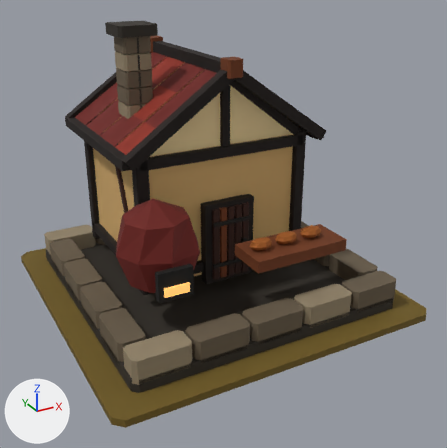
Renders of the glTF model art/bakery_t2/bakery_t2.glb from each side of a commit.
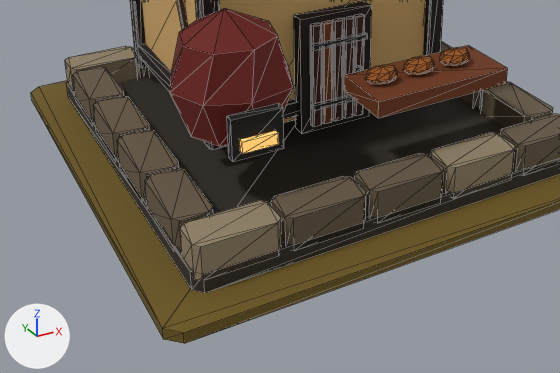
Old and new are each drawn whole from a 50 mm lens placed at (-1.93, -3.76, 2.37), pointed at (0.03, -0.2, 0.6) and again close up on the part from 0% to 86% of the width and 43% to 100% of the height. Every picture has the same lights, and +X, +Y and +Z are marked at lower left. The last two pictures show the newer version. The close-ups show mesh edges as thin lines.

The scene before the commit, as lines of its bpy script (objects in view):
```python
me_mmr___bakery___t02_architecture_mesh_001 = bpy.data.meshes.new('MMR | bakery | T02 Architecture Mesh.001')
me_mmr___bakery___t02_architecture_mesh_001.from_pydata(...)  # 1114 vertices, 1840 faces; spans x -1.0..1.0, y -1.0..1.0, z 0.0..1.9
# faces by material slot: [1816, 24]
me_mmr___bakery___t02_architecture_mesh_001.materials.append(mat_mmr___shared_palette_atlas)  # picture img_mmr_shared_color_palette_64
me_mmr___bakery___t02_architecture_mesh_001.materials.append(mat_mmr___amber)  # orange #ffc06a, glowing orange #daa459
me_mmr___bakery___tier_02_ground_mesh_001 = bpy.data.meshes.new('MMR | bakery | Tier 02 Ground Mesh.001')
me_mmr___bakery___tier_02_ground_mesh_001.from_pydata(...)  # 16 vertices, 28 faces; spans x -1.17..1.17, y -1.17..1.17, z -0.05..0.0
me_mmr___bakery___tier_02_ground_mesh_001.materials.append(mat_mmr___shared_palette_atlas)  # picture img_mmr_shared_color_palette_64
ob_mmr___bakery___t02_architecture_001 = bpy.data.objects.new('MMR | bakery | T02 Architecture.001', me_mmr___bakery___t02_architecture_mesh_001)
ob_mmr___bakery___t02_architecture_001.location = (0.0, 0.0, 0.05)
ob_mmr___bakery___tier_02_ground_001 = bpy.data.objects.new('MMR | bakery | Tier 02 Ground.001', me_mmr___bakery___tier_02_ground_mesh_001)
ob_mmr___bakery___tier_02_ground_001.location = (0.0, 0.0, 0.05)
```
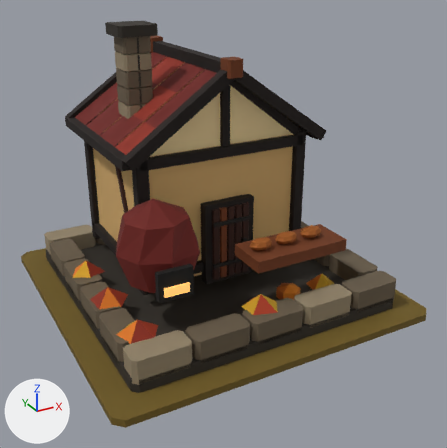
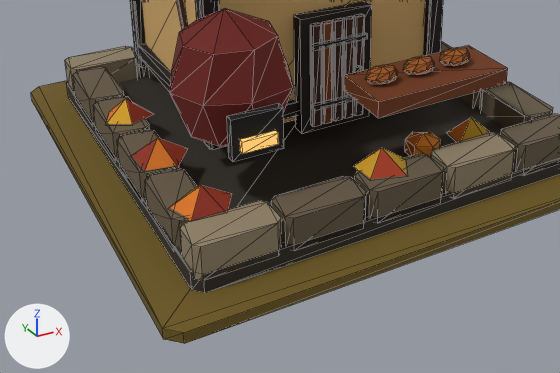
Location of each change, [x1, y1, x2, y2] in pixels of the close-ups (560 x 373 px):
'MMR | bakery | T02 Autumn Dressing.001', added: after [105, 99, 489, 221]

Diff of the bpy script that builds the scene:
```diff
--- a/art/bakery_t2/bakery_t2.glb.py
+++ b/art/bakery_t2/bakery_t2.glb.py
@@ me_mmr___bakery___t02_autumn_dressing_001 @@
+me_mmr___bakery___t02_autumn_dressing_001.from_pydata(...)  # 43 vertices, 43 faces; spans x -1.01..0.73, y -0.95..0.27, z 0.09..0.32
+me_mmr___bakery___t02_autumn_dressing_001.materials.append(mat_mmr___shared_palette_atlas)  # picture img_mmr_shared_color_palette_64
@@ ob_mmr___bakery___t02_autumn_dressing_001 @@
+ob_mmr___bakery___t02_autumn_dressing_001 = bpy.data.objects.new('MMR | bakery | T02 Autumn Dressing.001', me_mmr___bakery___t02_autumn_dressing_001)
+ob_mmr___bakery___t02_autumn_dressing_001.location = (0.0, 0.0, 0.05)
```
